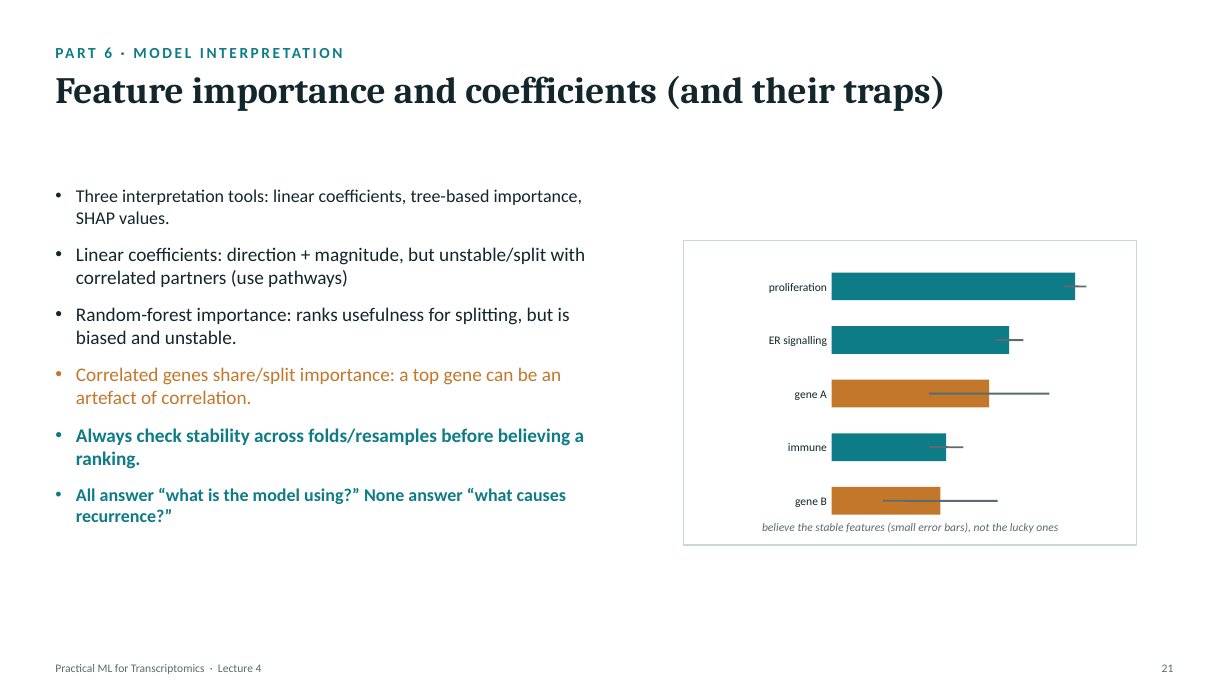
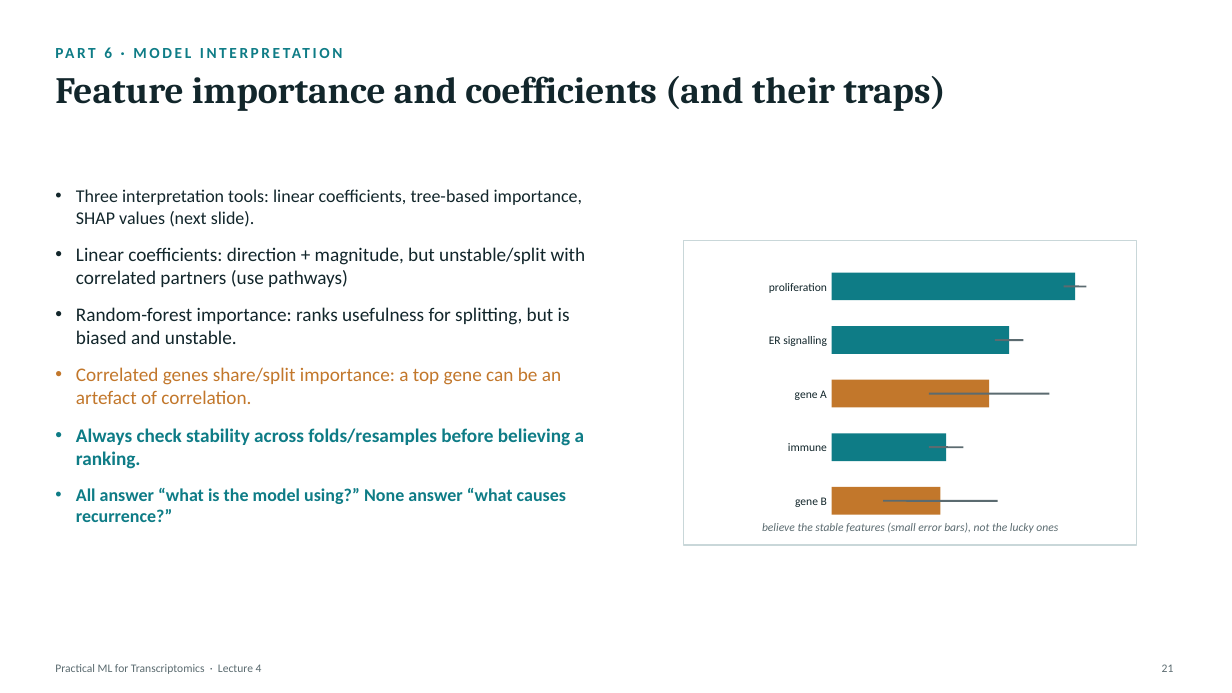
Before and after one commit to zhanyinx/ml26, a slide deck: slide 20 of lessons/lesson04_model_validation/theory/slides/Lecture4 - Model Improvement, Validation, and Interpretation.pptx. Drawn at 1232x693 pixels with LibreOffice and Linux fonts; fonts in the diff are those of the drawing. Boxes give left, top, right and bottom in pixels: in the first picture for what was removed or moved away, otherwise in the second. Text is boxed around its words. In the diff, an @@ line names an element or a change of style, - is before the commit and + after.

```diff
--- a/lessons/lesson04_model_validation/theory/slides/Lecture4 - Model Improvement, Validation, and Interpretation.pptx
+++ b/lessons/lesson04_model_validation/theory/slides/Lecture4 - Model Improvement, Validation, and Interpretation.pptx
@@ text at box(76, 189, 583, 227): text changed @@
-• Three interpretation tools: linear coefficients, tree-based importance, SHAP values.
+• Three interpretation tools: linear coefficients, tree-based importance, SHAP values (next slide).
```
Also in this commit, not shown: 2 other slides changed.
